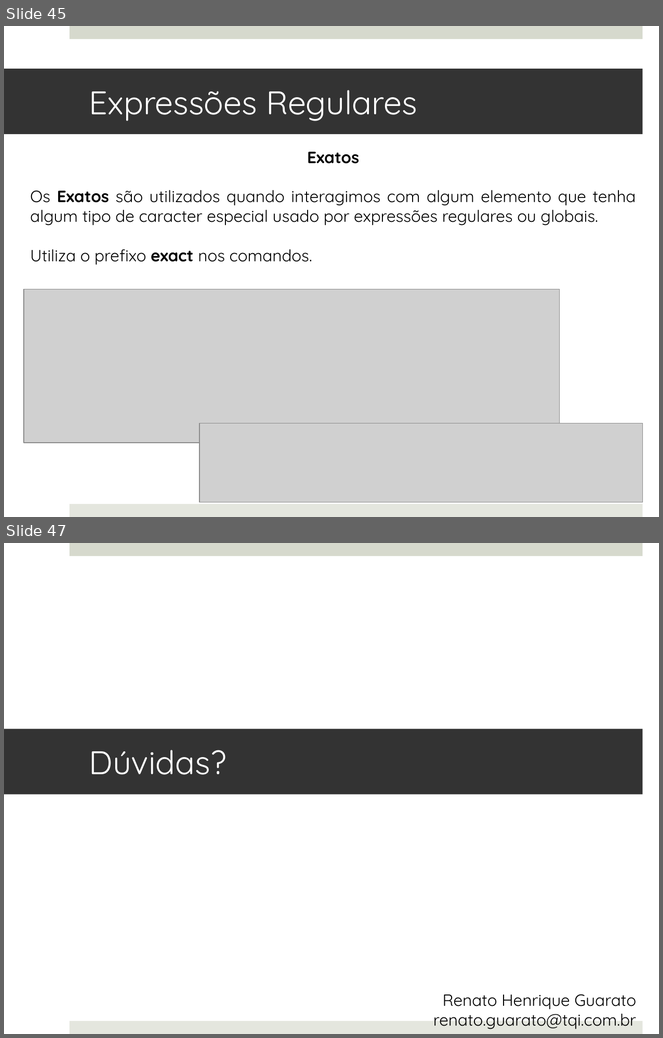
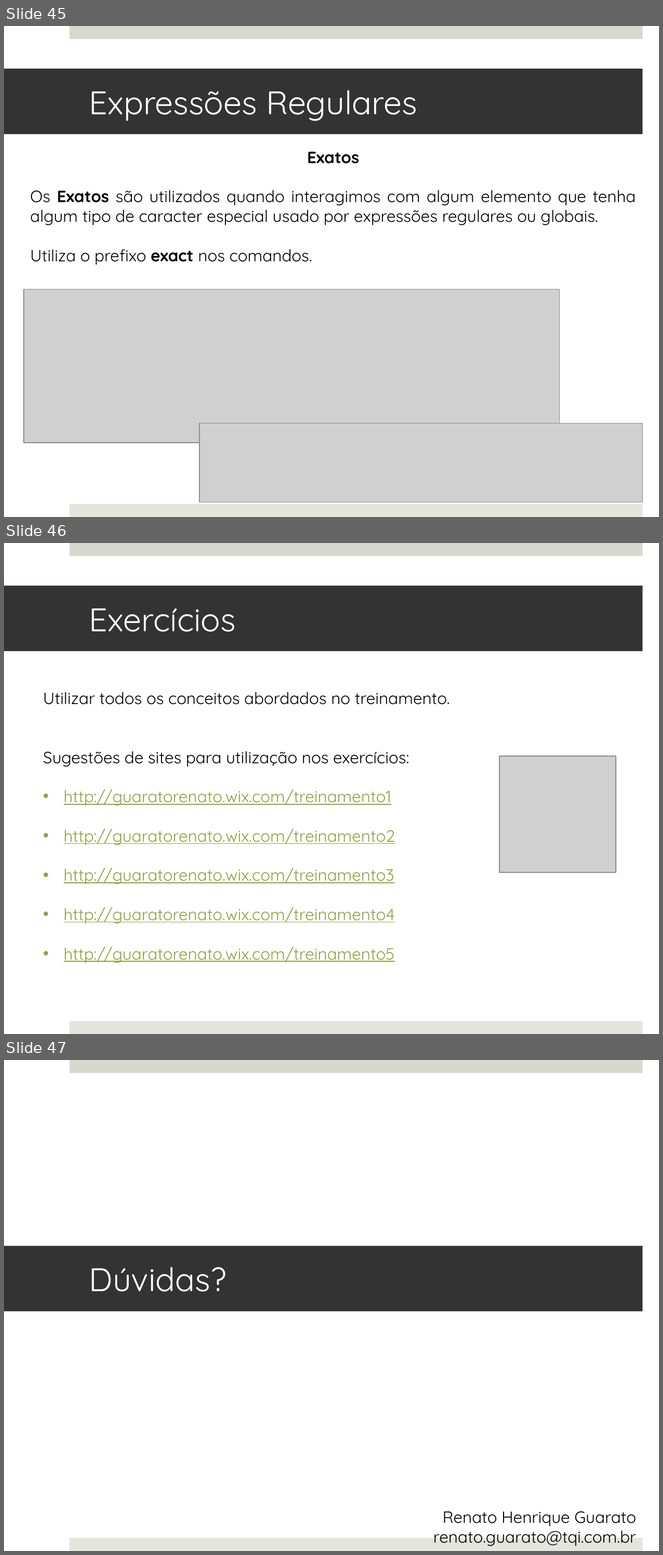
Before and after one commit to renatoguarato/selenium, a slide deck: apresentacao/SeleniumIDE.pptx. Shown one above the other, each under a label of ours: slides 45 and 47 before the commit, slides 45, 46 and 47 after it; the slides between them are not shown. The pictures are 663x1038 and 663x1555 pixels, drawn with LibreOffice and Linux fonts; fonts in the diff are those of the drawing; grey boxes stand for pictures. Boxes give left, top, right and bottom in pixels: in the first picture for what was removed or moved away, otherwise in the second. Text is boxed around its words. In the diff, an @@ line names an element or a change of style, - is before the commit and + after.

```diff
--- a/apresentacao/SeleniumIDE.pptx
+++ b/apresentacao/SeleniumIDE.pptx
@@ slide 46 added at (x1=4, y1=543, x2=659, y2=1034), background #FFFFFF; not listed: 2 template elements that a slide beside it also shows @@
@@ title added at (x1=4, y1=586, x2=643, y2=651), fill #333333, 36 pt, text #FFFFFF @@
+Exercícios
@@ text added at (x1=43, y1=692, x2=450, y2=964), 18 pt, text #8DA440, underline @@
+Utilizar todos os conceitos abordados no treinamento.
+Sugestões de sites para utilização nos exercícios:
+• http://guaratorenato.wix.com/treinamento1
+• http://guaratorenato.wix.com/treinamento2
+• http://guaratorenato.wix.com/treinamento3
+• http://guaratorenato.wix.com/treinamento4
+• http://guaratorenato.wix.com/treinamento5
@@ picture added at (x1=500, y1=756, x2=616, y2=873) @@
```
Also in this commit, not shown: 1 slide changed, 1 slide removed, 27 other files.
